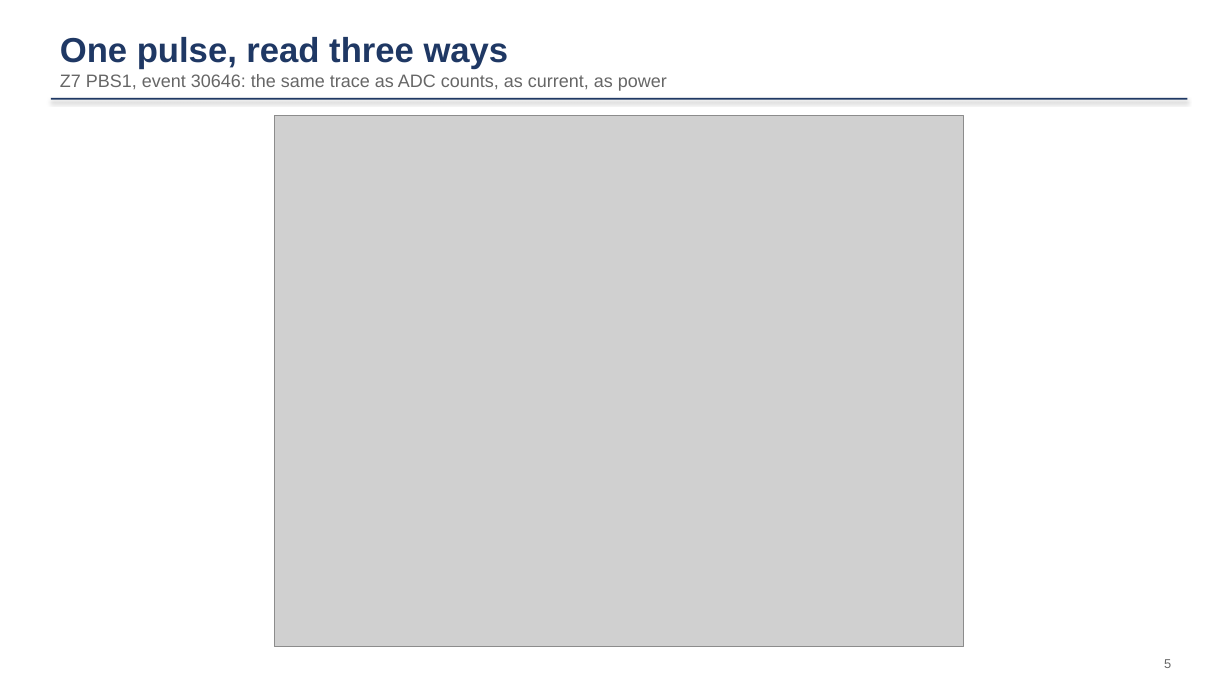
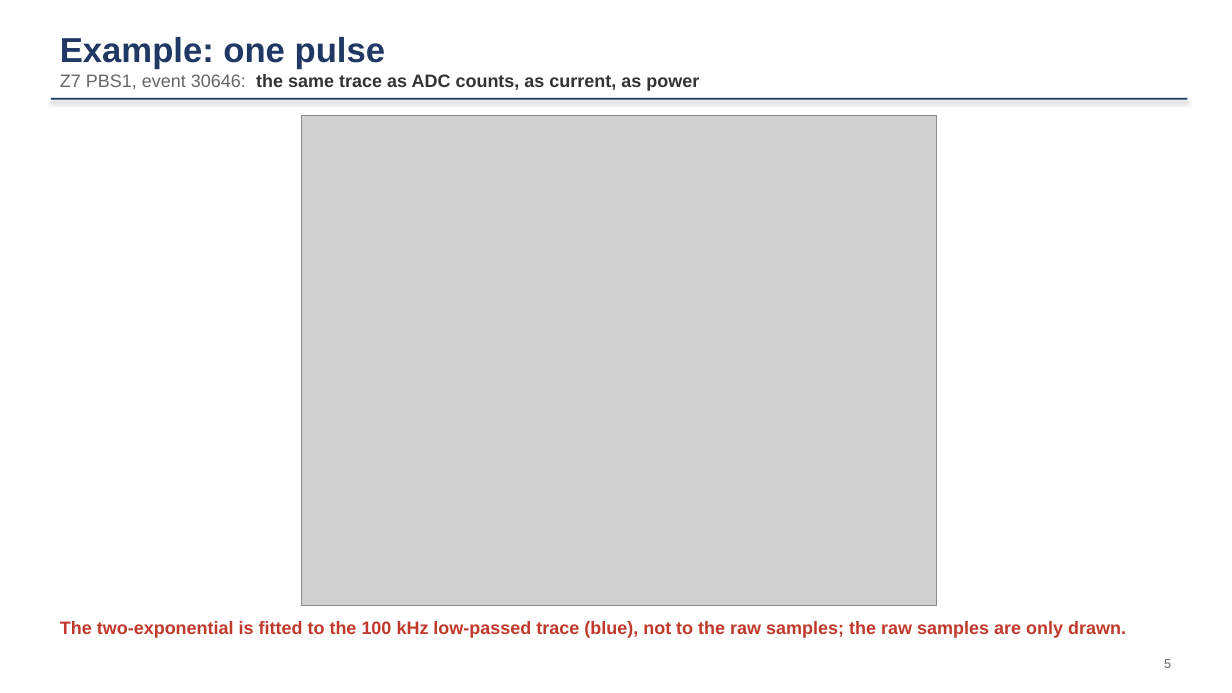
Before and after one commit to ZhihengLi0/urop, a slide deck: slide 5 of snolab/collection_efficiency/presentation/SNOLAB_R4_collection_efficiency_20260910.pptx. Drawn at 1232x693 pixels with LibreOffice and Linux fonts; fonts in the diff are those of the drawing; grey boxes stand for pictures. Boxes give left, top, right and bottom in pixels: in the first picture for what was removed or moved away, otherwise in the second. Text is boxed around its words. In the diff, an @@ line names an element or a change of style, - is before the commit and + after.

```diff
--- a/snolab/collection_efficiency/presentation/SNOLAB_R4_collection_efficiency_20260910.pptx
+++ b/snolab/collection_efficiency/presentation/SNOLAB_R4_collection_efficiency_20260910.pptx
@@ text at bbox=[60, 37, 385, 69]: text changed @@
-One pulse, read three ways
+Example: one pulse
@@ text at bbox=[60, 74, 699, 91]: text colour #666666 to #333333, bold on in "the same trace as ADC counts, as ..." @@
@@ picture: place and size @@
-picture at bbox=[274, 116, 964, 647]
+picture at bbox=[301, 116, 937, 605]
@@ text added at bbox=[60, 621, 1126, 638], 14 pt, text #C0392B, bold @@
+The two-exponential is fitted to the 100 kHz low-passed trace (blue), not to the raw samples; the raw samples are only drawn.
```
Also in this commit, not shown: 5 other slides changed, 18 other files.
